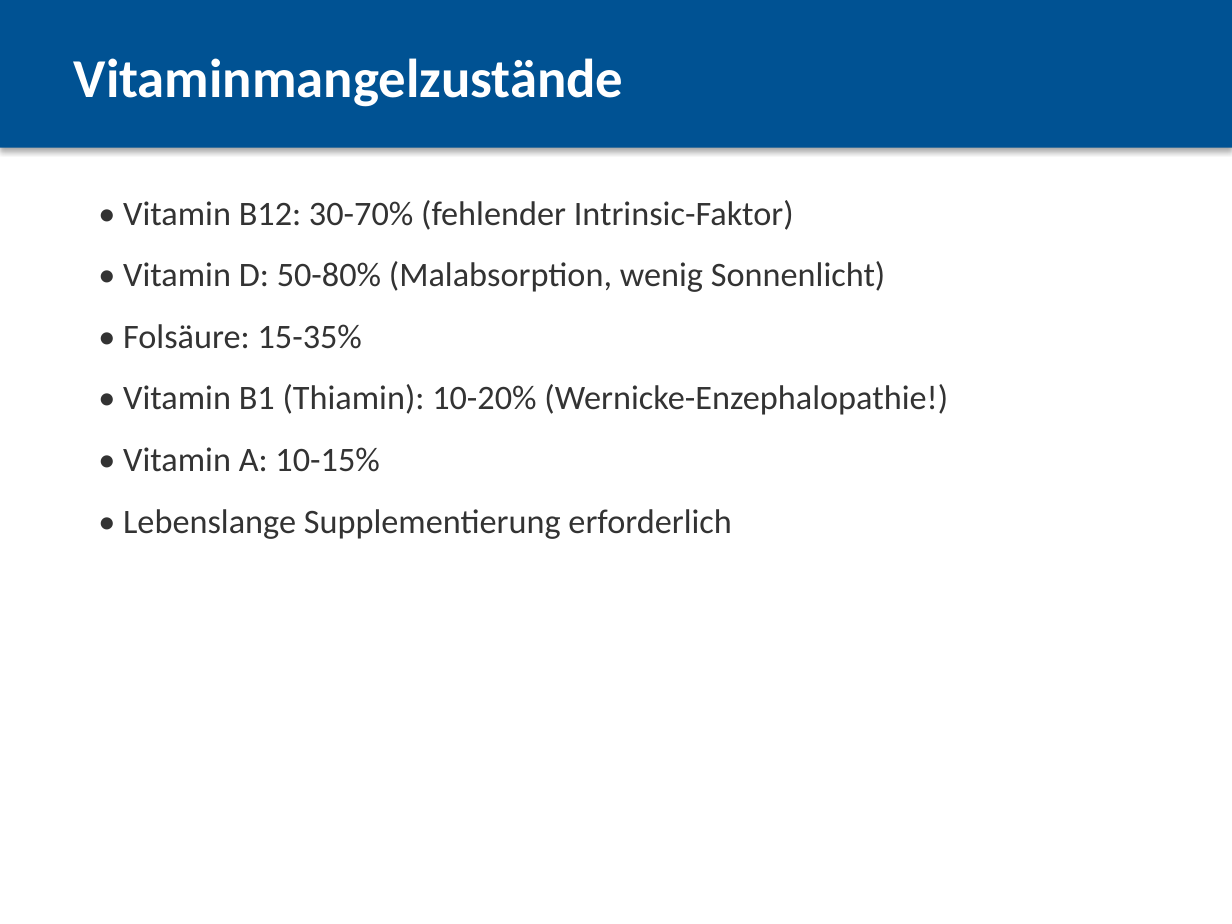
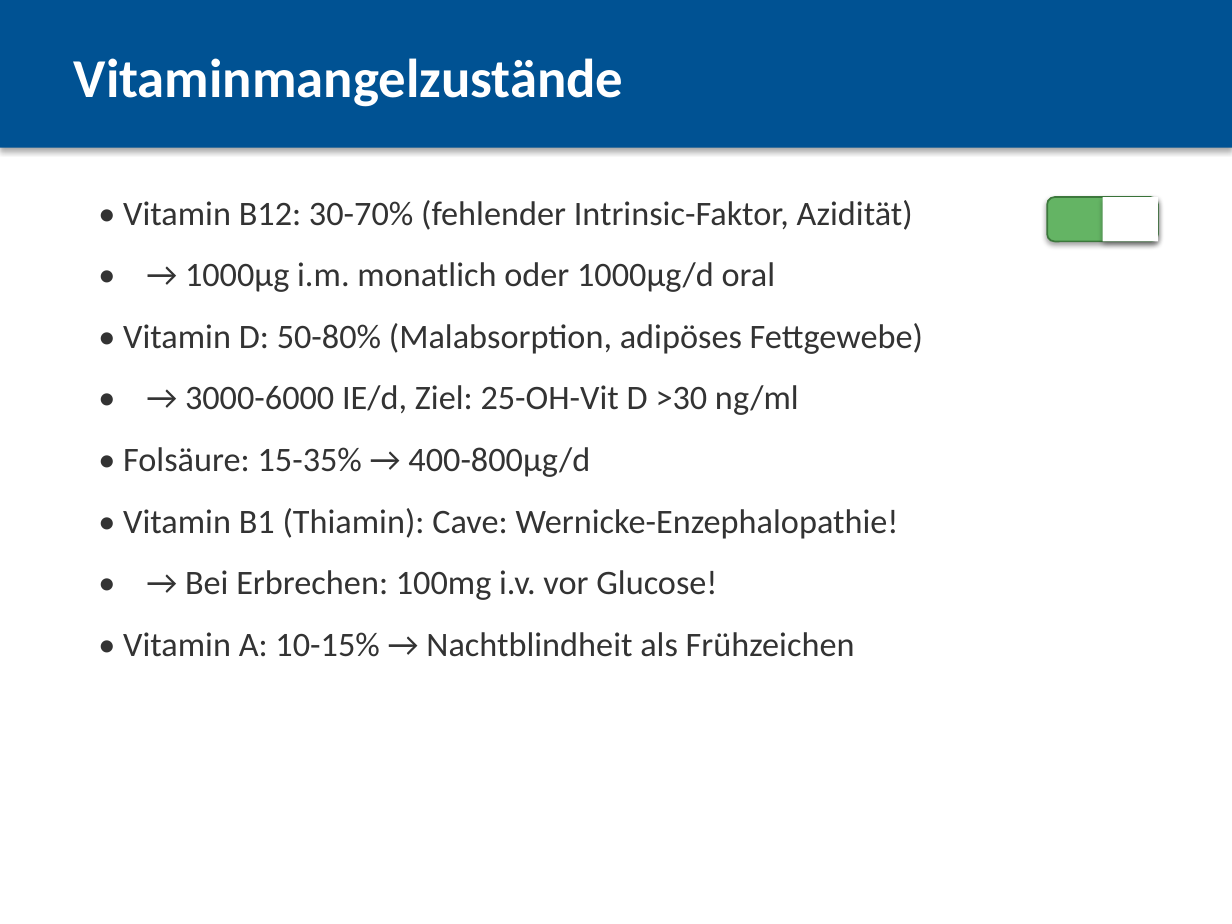
Before and after one commit to yawmanx/Codex-stuff, a slide deck: slide 15 of Komplikationen_Magenbypass.pptx (slide 14 before the commit). Drawn at 1232x924 pixels with LibreOffice and Linux fonts; fonts in the diff are those of the drawing. Boxes give left, top, right and bottom in pixels: in the first picture for what was removed or moved away, otherwise in the second. Text is boxed around its words. In the diff, an @@ line names an element or a change of style, - is before the commit and + after.

```diff
--- a/Komplikationen_Magenbypass.pptx
+++ b/Komplikationen_Magenbypass.pptx
@@ text at bbox=[123, 200, 923, 657]: text changed @@
-• Vitamin B12: 30-70% (fehlender Intrinsic-Faktor)
-• Vitamin D: 50-80% (Malabsorption, wenig Sonnenlicht)
-• Folsäure: 15-35%
-• Vitamin B1 (Thiamin): 10-20% (Wernicke-Enzephalopathie!)
-• Vitamin A: 10-15%
-• Lebenslange Supplementierung erforderlich
+• Vitamin B12: 30-70% (fehlender Intrinsic-Faktor, Azidität)
+• → 1000µg i.m. monatlich oder 1000µg/d oral
+• Vitamin D: 50-80% (Malabsorption, adipöses Fettgewebe)
+• → 3000-6000 IE/d, Ziel: 25-OH-Vit D >30 ng/ml
+• Folsäure: 15-35% → 400-800µg/d
+• Vitamin B1 (Thiamin): Cave: Wernicke-Enzephalopathie!
+• → Bei Erbrechen: 100mg i.v. vor Glucose!
+• Vitamin A: 10-15% → Nachtblindheit als Frühzeichen
@@ rounded rectangle added at bbox=[1047, 197, 1158, 241], fill #64B464, outline #3C783C 1 pt @@
@@ rectangle added at bbox=[1103, 197, 1158, 241], fill #FFFFFF @@
```
Also in this commit, not shown: 20 other slides changed, 4 slides added, 3 slides removed, 1 other file.
